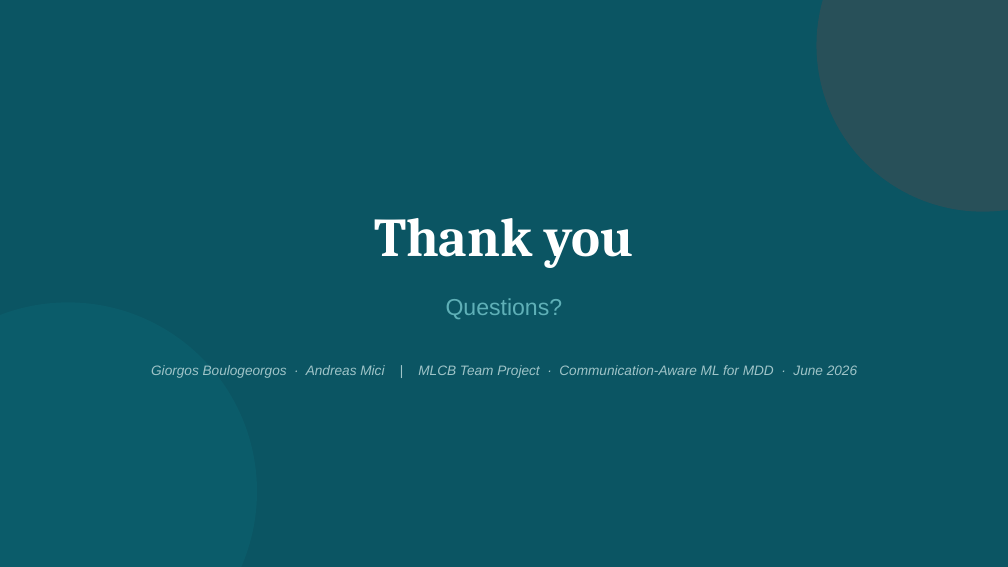
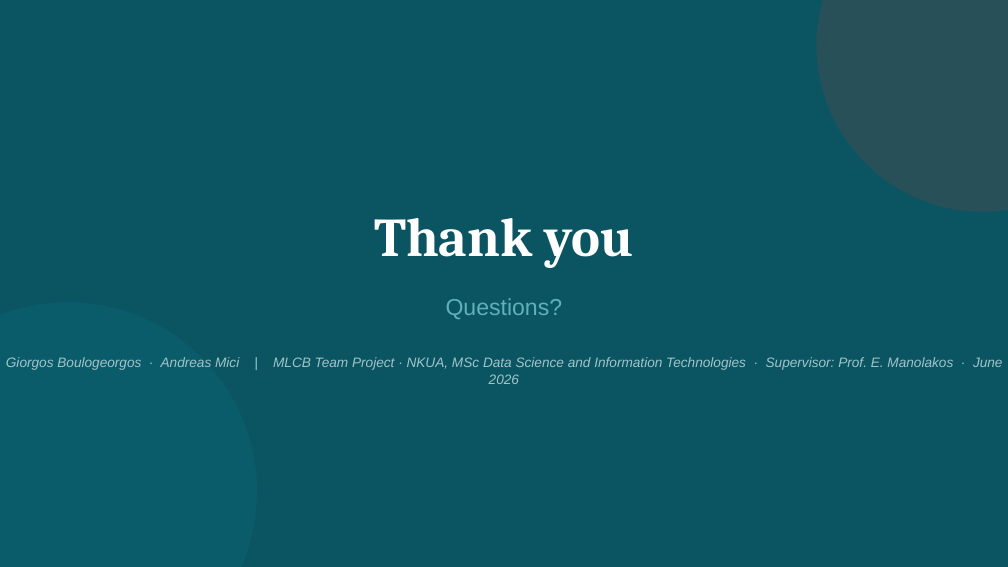
Before and after one commit to GiorgosBoulogeorgos/MLCB_team_project, a slide deck: slide 17 of report/Boulogeorgos_Mici.pptx. Drawn at 1008x567 pixels with LibreOffice and Linux fonts; fonts in the diff are those of the drawing. Boxes give left, top, right and bottom in pixels: in the first picture for what was removed or moved away, otherwise in the second. Text is boxed around its words. In the diff, an @@ line names an element or a change of style, - is before the commit and + after.

```diff
--- a/report/Boulogeorgos_Mici.pptx
+++ b/report/Boulogeorgos_Mici.pptx
@@ text at <box>6,357,1003,384</box>: text changed @@
-Giorgos Boulogeorgos · Andreas Mici | MLCB Team Project · Communication-Aware ML for MDD · June 2026
+Giorgos Boulogeorgos · Andreas Mici | MLCB Team Project · NKUA, MSc Data Science and Information Technologies · Supervisor: Prof. E. Manolakos · June 2026
```
Also in this commit, not shown: 1 other slide changed, 5 other files.
